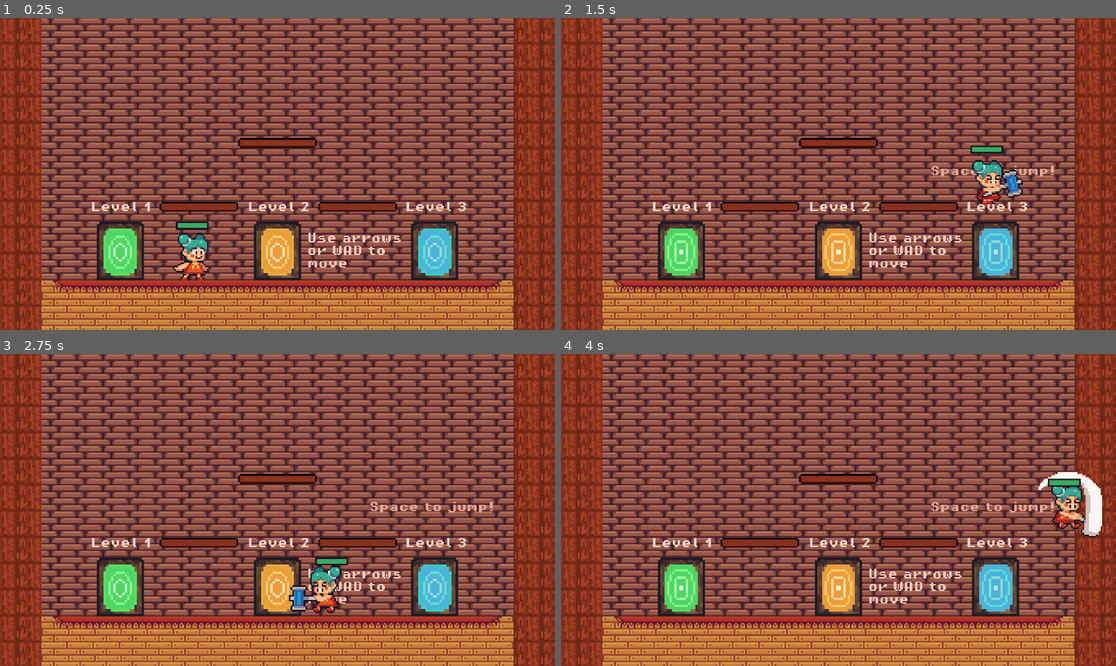
Above: before the commit, frames 1-4 (two rows, left to right).
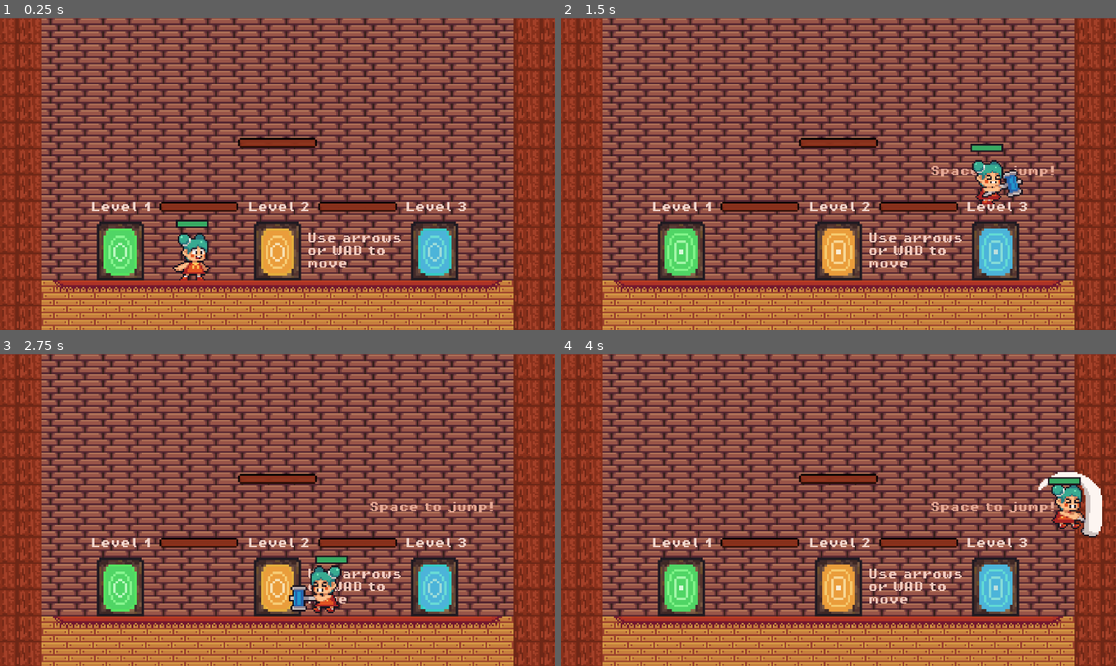
Above: after the commit, the same moments.

Repository: CakeRun/Vaerkstedsuge.github-brug-denne
Game: Godot game, scene res://main_scenes/tutroial_scene/MainTutorialScene.tscn
Same seed, same stepped clock (60 frames per second), same inputs: the game is played once before the commit and once after it.
Inputs:
- Up to frame 1 (0.25 s): no input
- Up to frame 2 (1.5 s): hold D (move_right) from 0.53 s (still down); tap X (attack) at 0.6 s; tap Space (jump) at 0.77 s; tap E (enter) at 0.8, 1.35 s
- Up to frame 3 (2.75 s): tap Space (jump) at 1.52 s; tap X (attack) at 1.55, 2.1 s; release D (move_right) at 2.03 s; hold A (move_left) from 2.03 s (still down); tap E (enter) at 2.3 s
- Up to frame 4 (4 s): release A (move_left) at 2.78 s; hold D (move_right) from 2.78 s (still down); tap E (enter) at 2.85, 3.8 s; tap Space (jump) at 3.02, 3.77 s; tap X (attack) at 3.05, 3.6 s

The runs differ from the first frame. In frame 1, 0.1% of the frame differs, in the area x 31-38%, y 64-68%; in frame 2, 0.1%, in the area x 73-80%, y 40-44%; in frame 3, 0.1%; in frame 4, 0.1%.

Commit message:
Revert ".."
This reverts commit eab17c243e36429cff00fd275f502d44746e62f9.

Diff:
--- a/GoDot/Player/Player.tscn
+++ b/GoDot/Player/Player.tscn
@@ -203,7 +203,7 @@
 size = Vector2(14, 27)
 
 [sub_resource type="CircleShape2D" id="CircleShape2D_qbvet"]
-radius = 29.0172
+radius = 24.0
 
 [sub_resource type="StyleBoxFlat" id="StyleBoxFlat_ih17x"]
 bg_color = Color(0.857869, 0.310185, 0.180744, 1)
@@ -243,14 +243,15 @@
 collision_mask = 5
 
 [node name="CollisionShape2D" type="CollisionShape2D" parent="PlayerHitbox"]
+visible = false
 position = Vector2(-2, -14)
 shape = SubResource("CircleShape2D_qbvet")
 
 [node name="HealthBar" type="ProgressBar" parent="."]
 offset_left = -12.0
-offset_top = -35.0
+offset_top = -36.0
 offset_right = 8.0
-offset_bottom = -31.0
+offset_bottom = -32.0
 theme_override_styles/background = SubResource("StyleBoxFlat_ih17x")
 theme_override_styles/fill = SubResource("StyleBoxLine_8ujjb")
 max_value = 6.0
--- a/GoDot/level 2 (fall)/Level 2.tscn
+++ b/GoDot/level 2 (fall)/Level 2.tscn
@@ -4238,9 +4238,6 @@
 "platformFall4": SubResource("Animation_jabrp")
 }
 
-[sub_resource type="CircleShape2D" id="CircleShape2D_iec60"]
-radius = 10.0633
-
 [node name="Level2" type="Node2D"]
 
 [node name="AudioStreamPlayer2D" type="AudioStreamPlayer2D" parent="."]
@@ -4380,7 +4377,6 @@
 unique_name_in_owner = true
 position = Vector2(318, 144)
 scale = Vector2(0.8, 0.8)
-collision_mask = 9
 
 [node name="Camera2D" type="Camera2D" parent="Player"]
 zoom = Vector2(4, 4)
@@ -4424,44 +4420,14 @@
 [node name="WhippedcreamScene4" parent="Node" instance=ExtResource("13_er7vs")]
 position = Vector2(897, 173)
 
-[node name="Enemy3_1" parent="." instance=ExtResource("16_jd36p")]
-position = Vector2(-92, 32)
-collision_layer = 1
-collision_mask = 8
-
-[node name="attack_area1" type="Area2D" parent="Enemy3_1"]
-position = Vector2(0, 4)
-scale = Vector2(3.77189, 3.25622)
-collision_layer = 4
-collision_mask = 12
-
-[node name="attack_area_collisionshape" type="CollisionShape2D" parent="Enemy3_1/attack_area1"]
-position = Vector2(0, -5.52788)
-scale = Vector2(0.922078, 1)
-shape = SubResource("CircleShape2D_iec60")
-
-[node name="Enemy3_2" parent="." instance=ExtResource("16_jd36p")]
-position = Vector2(870, 176)
-collision_layer = 1
-collision_mask = 8
-
-[node name="attack_area2" type="Area2D" parent="Enemy3_2"]
-position = Vector2(-962, -140)
-scale = Vector2(3.77189, 3.25622)
-collision_layer = 4
-collision_mask = 12
-
-[node name="attack_area_collisionshape" type="CollisionShape2D" parent="Enemy3_2/attack_area2"]
-position = Vector2(0, -5.52788)
-scale = Vector2(0.922078, 1)
-shape = SubResource("CircleShape2D_iec60")
+[node name="Enemy3Scene" parent="." instance=ExtResource("16_jd36p")]
+position = Vector2(-95, 33)
+
+[node name="Enemy3Scene2" parent="." instance=ExtResource("16_jd36p")]
+position = Vector2(866, 176)
 
 [node name="teleport_audio_orange" type="AudioStreamPlayer2D" parent="."]
 stream = ExtResource("22_y16cj")
 
 [connection signal="body_entered" from="DoorOrange/area2D_orange_level2" to="DoorOrange" method="_on_area_2d_orange_level_2_body_entered"]
 [connection signal="body_exited" from="DoorOrange/area2D_orange_level2" to="DoorOrange" method="_on_area_2d_orange_level_2_body_exited"]
-[connection signal="body_entered" from="Enemy3_1/attack_area1" to="Enemy3_1" method="_on_attack_area_1_body_entered"]
-[connection signal="body_exited" from="Enemy3_1/attack_area1" to="Enemy3_1" method="_on_attack_area_1_body_exited"]
-[connection signal="body_entered" from="Enemy3_2/attack_area2" to="Enemy3_2" method="_on_attack_area_2_body_entered"]
-[connection signal="body_exited" from="Enemy3_2/attack_area2" to="Enemy3_2" method="_on_attack_area_2_body_exited"]
Not shown: 1 places in GoDot/level 2 (fall)/Level 2.tscn that only renumber resources
